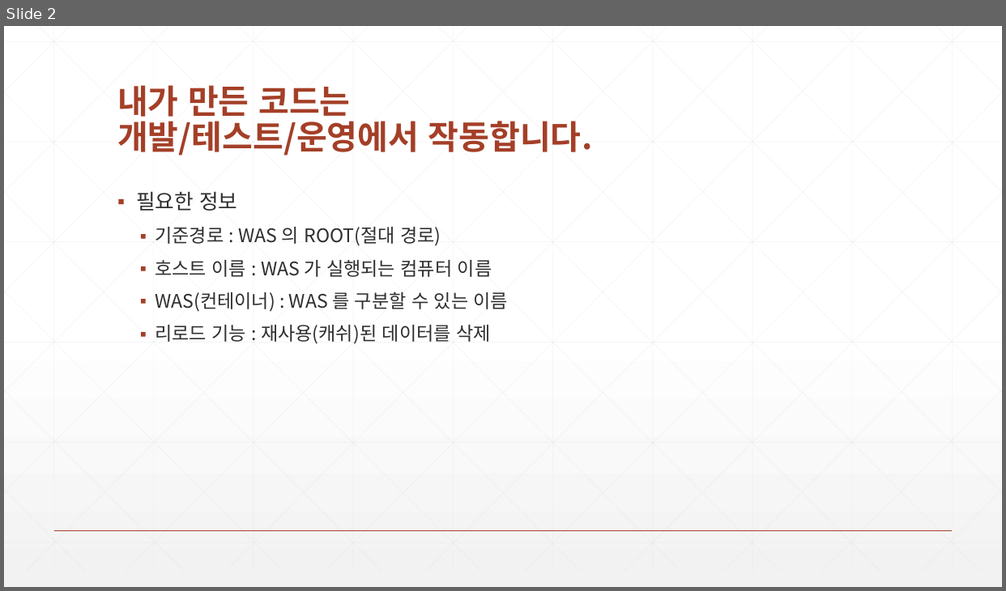
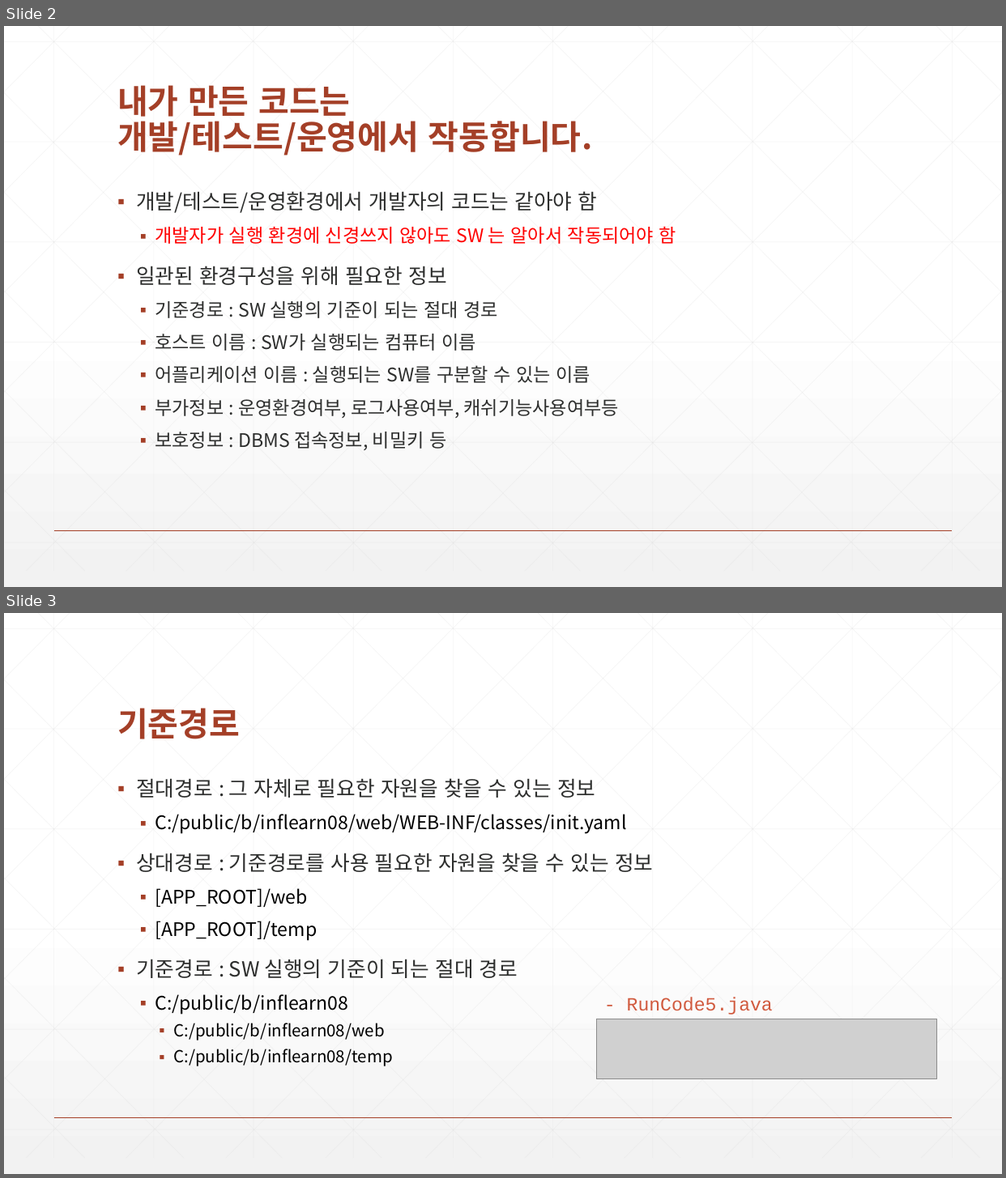
Before and after one commit to zeroshift01/code5, a slide deck: inflearn01/doc/1.(심화)내가만든코드는개발테스트운영에서작동합니다.pptx. Shown one above the other, each under a label of ours: slide 2 before the commit, slides 2 and 3 after it. The pictures are 1006x591 and 1006x1178 pixels, drawn with LibreOffice and Linux fonts; fonts in the diff are those of the drawing; grey boxes stand for pictures. Boxes give left, top, right and bottom in pixels: in the first picture for what was removed or moved away, otherwise in the second. Text is boxed around its words. In the diff, an @@ line names an element or a change of style, - is before the commit and + after.

```diff
--- a/inflearn01/doc/1.(심화)내가만든코드는개발테스트운영에서작동합니다.pptx
+++ b/inflearn01/doc/1.(심화)내가만든코드는개발테스트운영에서작동합니다.pptx
@@ slide 3 added at box(4, 613, 1002, 1174), background gradient #FFFFFF to #F2F2F2; not listed: 47 template elements that a slide beside it also shows @@
@@ title added at box(117, 708, 240, 739), 32 pt, text #A43F27, bold @@
+기준경로
@@ text added at box(136, 778, 653, 1067), 18 pt, text #000000 @@
+▪ 절대경로 : 그 자체로 필요한 자원을 찾을 수 있는 정보
+  ▪ C:/public/b/inflearn08/web/WEB-INF/classes/init.yaml
+▪ 상대경로 : 기준경로를 사용 필요한 자원을 찾을 수 있는 정보
+  ▪ [APP_ROOT]/web
+  ▪ [APP_ROOT]/temp
+▪ 기준경로 : SW 실행의 기준이 되는 절대 경로
+  ▪ C:/public/b/inflearn08
+    ▪ C:/public/b/inflearn08/web
+    ▪ C:/public/b/inflearn08/temp
@@ text added at box(627, 997, 773, 1015), 18 pt, text #D15A3E @@
+- RunCode5.java
@@ picture added at box(597, 1019, 938, 1080) @@
@@ slide 2 changed as well @@
@@ text at box(136, 191, 676, 450): text changed @@
-▪ 필요한 정보
-  ▪ 기준경로 : WAS 의 ROOT(절대 경로)
-  ▪ 호스트 이름 : WAS 가 실행되는 컴퓨터 이름
-  ▪ WAS(컨테이너) : WAS 를 구분할 수 있는 이름
-  ▪ 리로드 기능 : 재사용(캐쉬)된 데이터를 삭제
+▪ 개발/테스트/운영환경에서 개발자의 코드는 같아야 함
+  ▪ 개발자가 실행 환경에 신경쓰지 않아도 SW 는 알아서 작동되어야 함
+▪ 일관된 환경구성을 위해 필요한 정보
+  ▪ 기준경로 : SW 실행의 기준이 되는 절대 경로
+  ▪ 호스트 이름 : SW가 실행되는 컴퓨터 이름
+  ▪ 어플리케이션 이름 : 실행되는 SW를 구분할 수 있는 이름
+  ▪ 부가정보 : 운영환경여부, 로그사용여부, 캐쉬기능사용여부등
+  ▪ 보호정보 : DBMS 접속정보, 비밀키 등
```
Also in this commit, not shown: 6 other slides changed, 4 other slides added, 5 slides removed, 4 other files.
